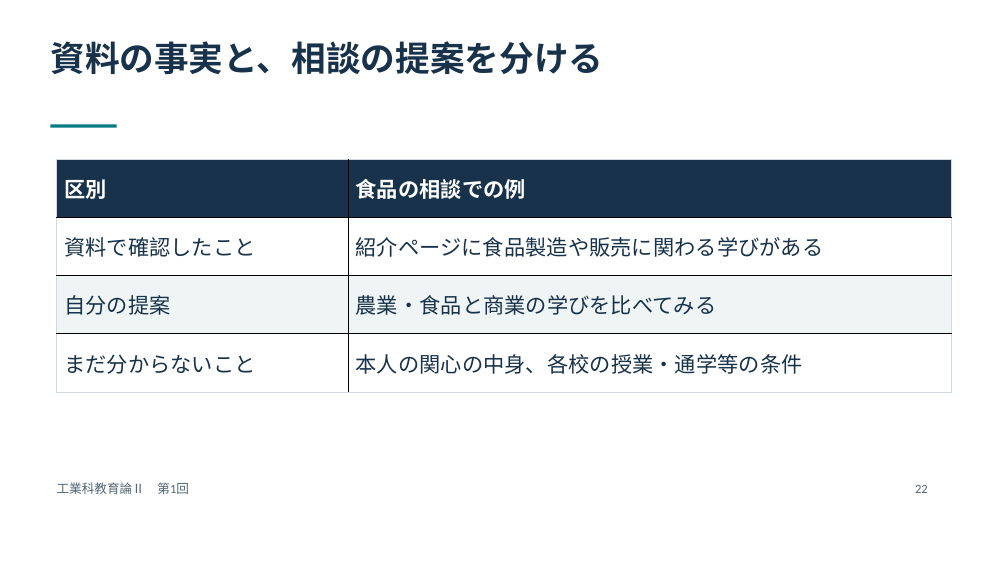
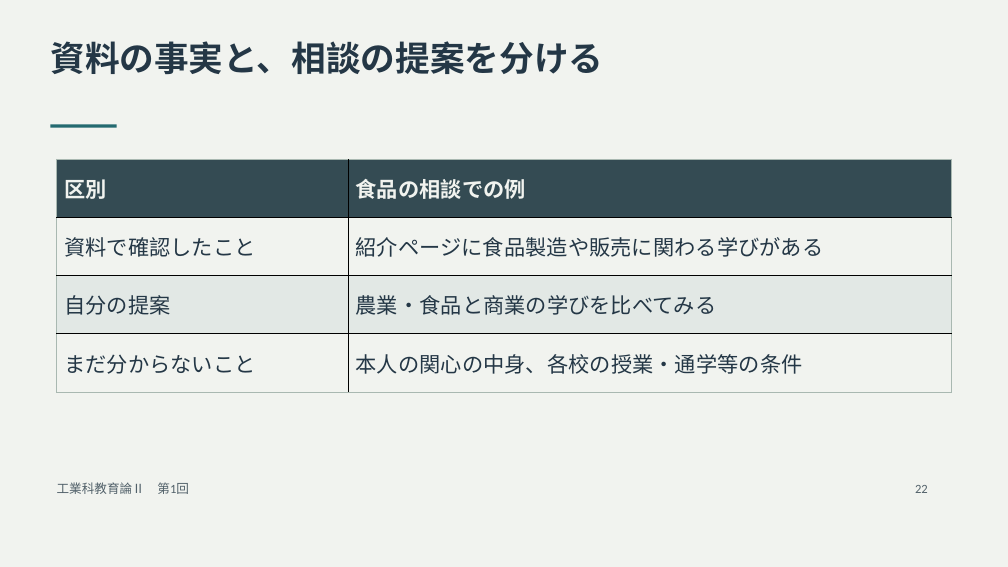
Before and after one commit to zooc-14calbp/industrial-education-ii, a slide deck: slide 22 of video/01/slides.pptx. Drawn at 1008x567 pixels with LibreOffice and Linux fonts; fonts in the diff are those of the drawing. Boxes give left, top, right and bottom in pixels: in the first picture for what was removed or moved away, otherwise in the second. Text is boxed around its words. In the diff, an @@ line names an element or a change of style, - is before the commit and + after.

Commit message:
Adjust slides and video colors for extended viewing

```diff
--- a/video/01/slides.pptx
+++ b/video/01/slides.pptx
@@ background #FFFFFF to #F1F3EF @@
@@ text "資料の事実と、相談の提案を分ける" at <box>50,41,603,74</box>: text colour #17324A to #243746 @@
@@ rectangle at <box>51,125,117,128</box>: fill #087C83 to #246A70 @@
@@ table at <box>57,159,951,392</box> @@
@@ fill #17324A to #344B53 in row 1 @@
@@ fill #FFFFFF to #F1F3EF in 4 cells @@
@@ fill #EFF5F5 to #E2E8E5 in row 3 @@
@@ text colour #FFFFFF to #F1F3EF in "区別", "食品の相談での例" @@
@@ text colour #17324A to #243746 in "資料で確認したこと", "紹介ページに食品製造や販売に関わる学びがある", "自分の提案", "農業・食品と商業の学びを比べてみる" and 2 more places @@
@@ borders changed @@
@@ text "工業科教育論Ⅱ 第1回" at <box>57,482,189,494</box>: text colour #526675 to #52616A @@
@@ text "22" at <box>915,485,928,493</box>: text colour #526675 to #52616A @@
```
Also in this commit, not shown: 31 other slides changed, 54 other files.
